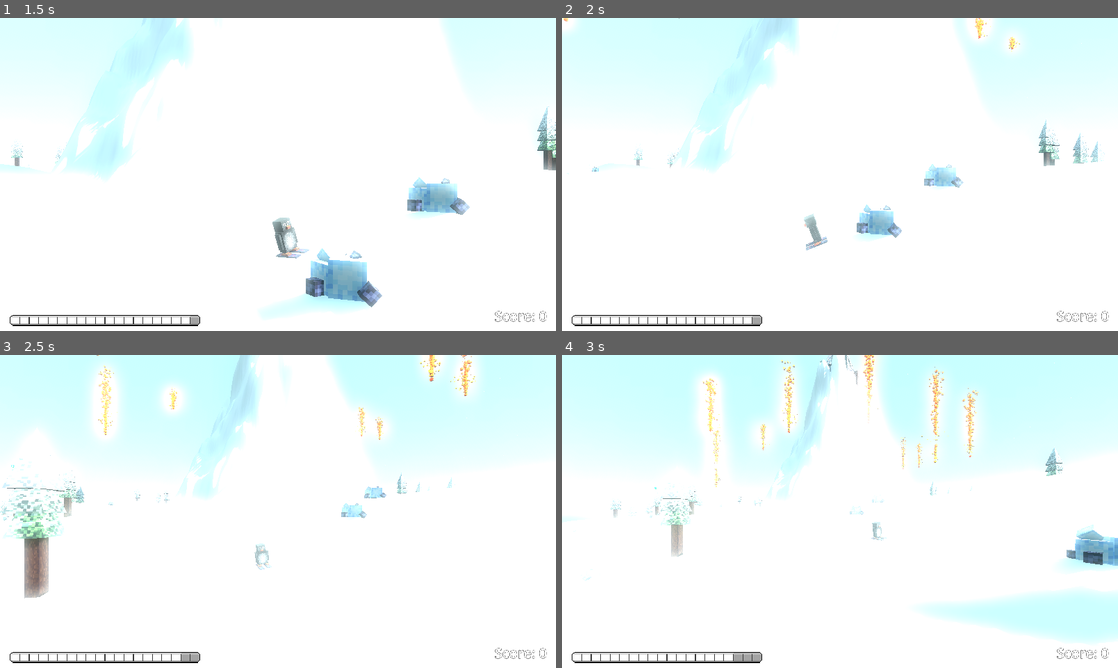
Above: before the commit, frames 1-4 (two rows, left to right).
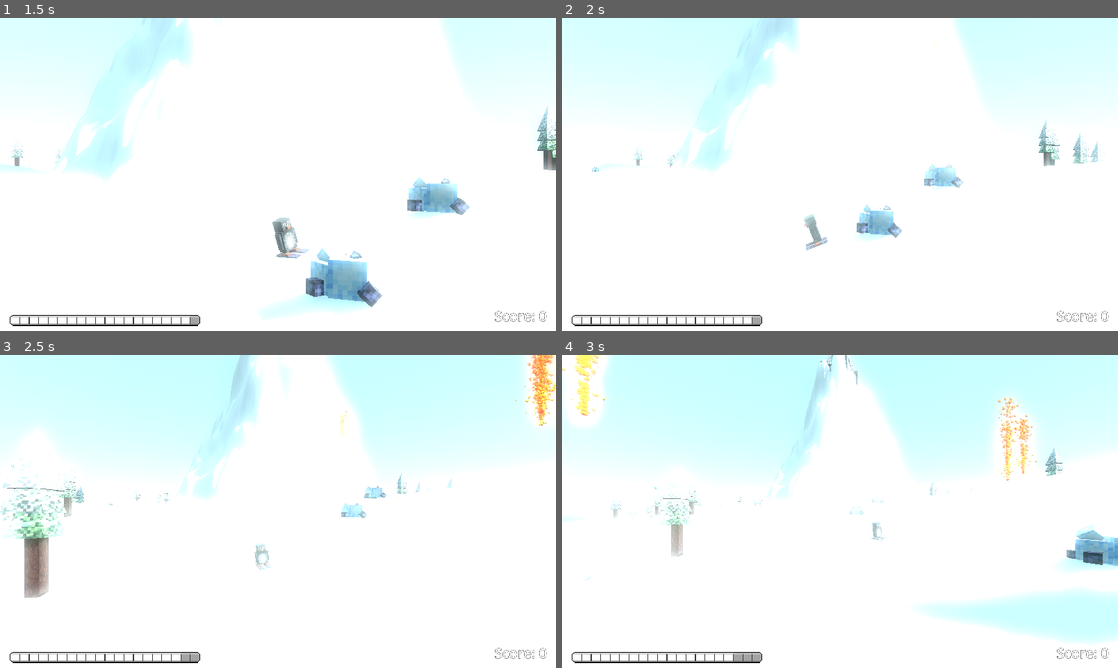
Above: after the commit, the same moments.

Repository: CodingBigTime/pencil-chisel-code-2023
Game: Godot game, scene res://scenes/ui/main_menu.tscn
The game is run twice, just before and just after one commit, with the same random seed, the same clock (stepped at 60 frames per second) and the same inputs.
Inputs (mouse positions are in pixels of both pictures, inside the frame that each line leads up to):
- Up to frame 1 (1.5 s): click (66, 133) at 0.5 s; hold D (right) from 1.28 s (still down); tap Space (boost) at 1.35 s
- Up to frame 2 (2 s): keep holding D (right)
- Up to frame 3 (2.5 s): release D (right) at 2.03 s; hold A (left) from 2.03 s (still down); tap Space (boost) at 2.1 s
- Up to frame 4 (3 s): release A (left) at 2.78 s; hold D (right) from 2.78 s (still down); tap Space (boost) at 2.85 s

Frame 1 is identical in both runs. In frame 2, 0.6% of the frame differs, in the area x 0-83%, y 0-12%; in frame 3, 3.9%; in frame 4, 7.5%, in the area x 0-86%, y 0-43%.

Commit message:
Fix player_position_changed not emitting

Diff:
--- a/actors/player.gd
+++ b/actors/player.gd
@@ -116,6 +116,8 @@
 			)
 			$pingu.rotation.y = 0
 
+	player_position_changed.emit(position)
+
 
 func _on_body_entered(body: Node):
 	if body.is_in_group("weapon"):
